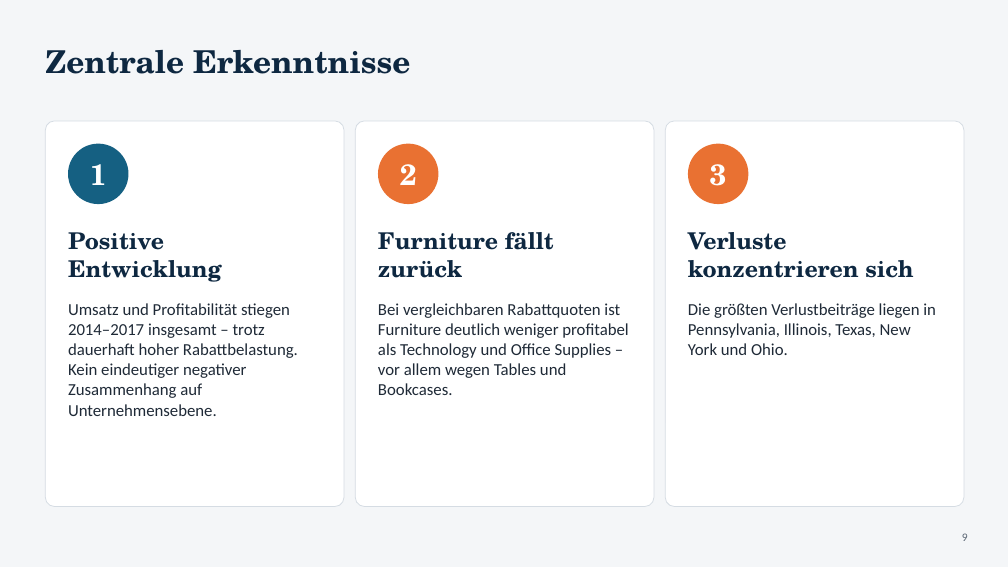
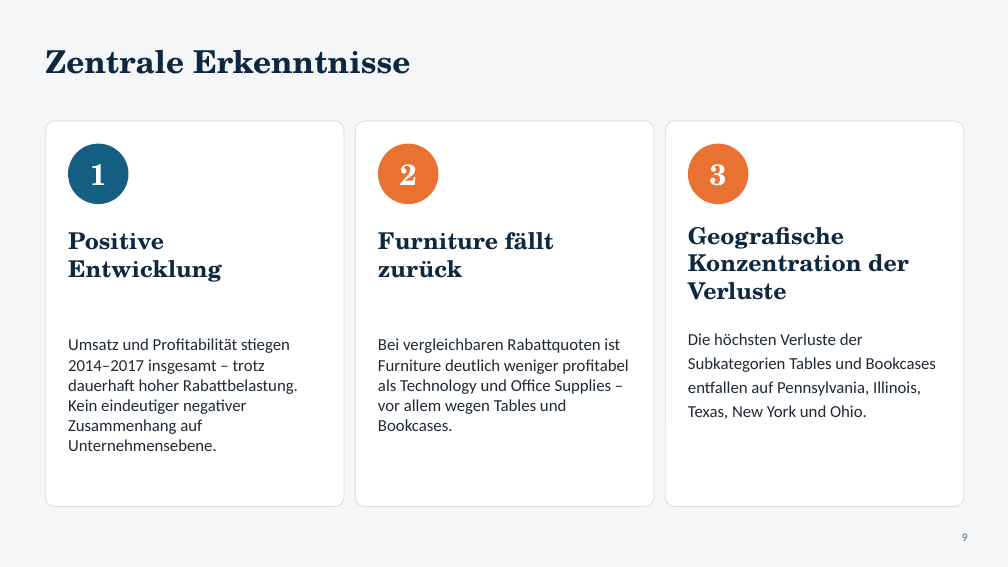
Before and after one commit to Carolyn74/Portfolioprojekt, a slide deck: slide 11 of Power Point/Abschlusspräsentation.pptx (slide 9 before the commit). Drawn at 1008x567 pixels with LibreOffice and Linux fonts; fonts in the diff are those of the drawing. Boxes give left, top, right and bottom in pixels: in the first picture for what was removed or moved away, otherwise in the second. Text is boxed around its words. In the diff, an @@ line names an element or a change of style, - is before the commit and + after.

```diff
--- a/Power Point/Abschlusspräsentation.pptx
+++ b/Power Point/Abschlusspräsentation.pptx
@@ text at bbox=[688, 227, 909, 300]: text changed @@
-Verluste konzentrieren sich
+Geografische Konzentration der Verluste
@@ text "Umsatz und Profitabilität stiegen 2014–2017 ...": place and size @@
-text "Umsatz und Profitabilität stiegen 2014–2017 ..." at bbox=[68, 303, 298, 416]
+text "Umsatz und Profitabilität stiegen 2014–2017 ..." at bbox=[68, 338, 298, 451]
@@ text "Bei vergleichbaren Rabattquoten ist Furniture ...": place and size @@
-text "Bei vergleichbaren Rabattquoten ist Furniture ..." at bbox=[378, 303, 628, 395]
+text "Bei vergleichbaren Rabattquoten ist Furniture ..." at bbox=[378, 338, 628, 431]
@@ text at bbox=[688, 333, 936, 419]: text changed @@
-Die größten Verlustbeiträge liegen in Pennsylvania, Illinois, Texas, New York und Ohio.
+Die höchsten Verluste der Subkategorien Tables und Bookcases entfallen auf Pennsylvania, Illinois, Texas, New York und Ohio.
```
Also in this commit, not shown: 10 other slides changed, 2 slides added, 28 other files.
